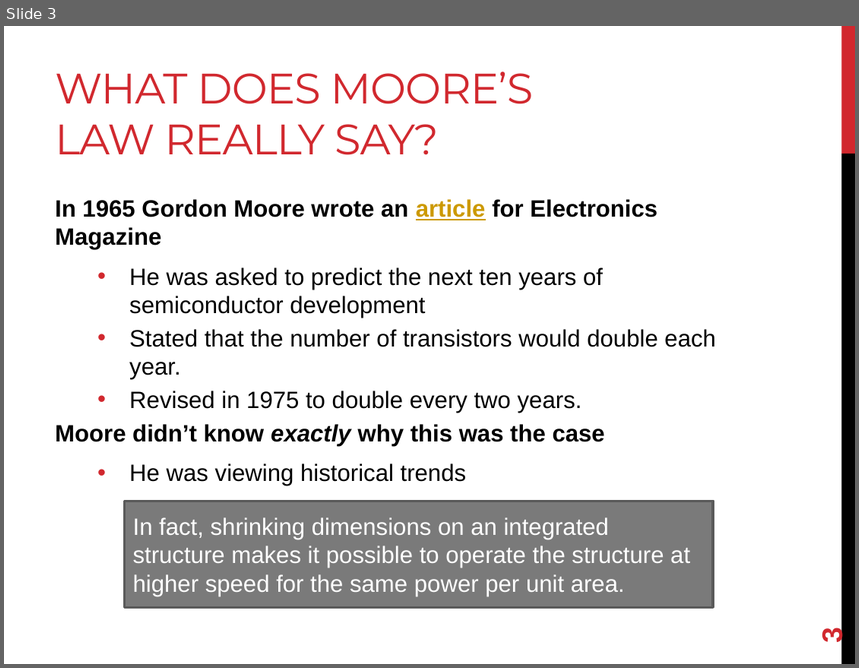
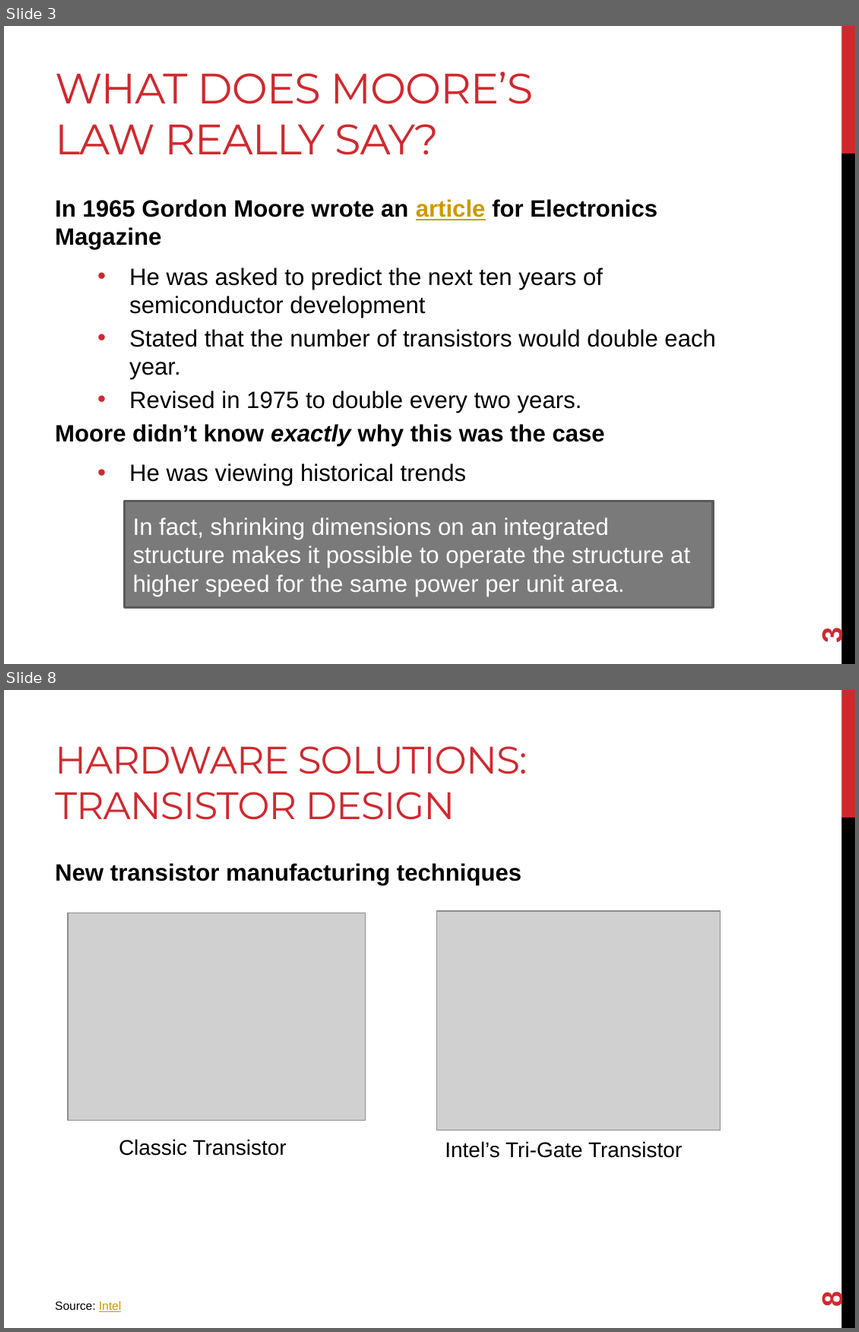
Before and after one commit to joshpeterson/DevelopingConcurrentSoftware, a slide deck: Lectures/Dennard Scaling/Dennard Scaling.pptx. Shown one above the other, each under a label of ours: slide 3 before the commit, slides 3 and 8 after it; the slides between them are not shown. The pictures are 859x668 and 859x1332 pixels, drawn with LibreOffice and Linux fonts; fonts in the diff are those of the drawing; grey boxes stand for pictures. Boxes give left, top, right and bottom in pixels: in the first picture for what was removed or moved away, otherwise in the second. Text is boxed around its words. In the diff, an @@ line names an element or a change of style, - is before the commit and + after.

```diff
--- a/Lectures/Dennard Scaling/Dennard Scaling.pptx
+++ b/Lectures/Dennard Scaling/Dennard Scaling.pptx
@@ slide 8 added at (x1=4, y1=690, x2=855, y2=1328), background #FFFFFF; not listed: 2 template elements that a slide beside it also shows @@
@@ title added at (x1=55, y1=746, x2=528, y2=820), 32.4 pt, text #D1282E @@
+HARDWARE SOLUTIONS: TRANSISTOR DESIGN
@@ text added at (x1=55, y1=863, x2=522, y2=885), 20 pt, text #000000, bold @@
+New transistor manufacturing techniques
@@ picture added at (x1=68, y1=913, x2=366, y2=1121) @@
@@ picture added at (x1=436, y1=911, x2=720, y2=1130) @@
@@ text added at (x1=119, y1=1139, x2=286, y2=1156), 18 pt, text #000000 @@
+Classic Transistor
@@ text added at (x1=445, y1=1141, x2=682, y2=1158), 18 pt, text #000000 @@
+Intel’s Tri-Gate Transistor
@@ text added at (x1=55, y1=1301, x2=121, y2=1312), 10 pt, text #000000 @@
+Source: Intel
@@ page number added at (x1=816, y1=1293, x2=848, y2=1308), 24 pt, text #D1282E, bold @@
+8
```
Also in this commit, not shown: 2 slides changed, 5 other slides added.
